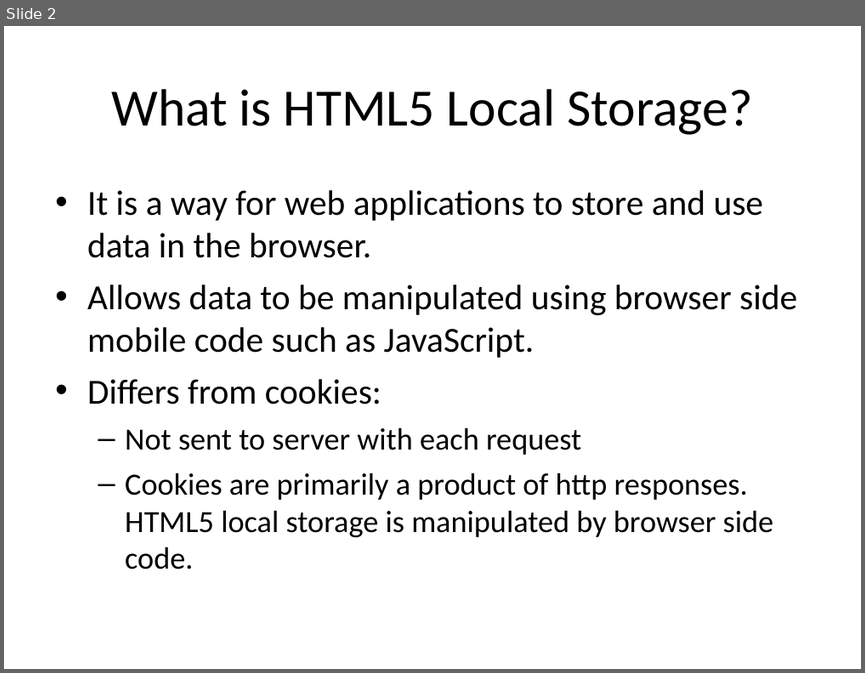
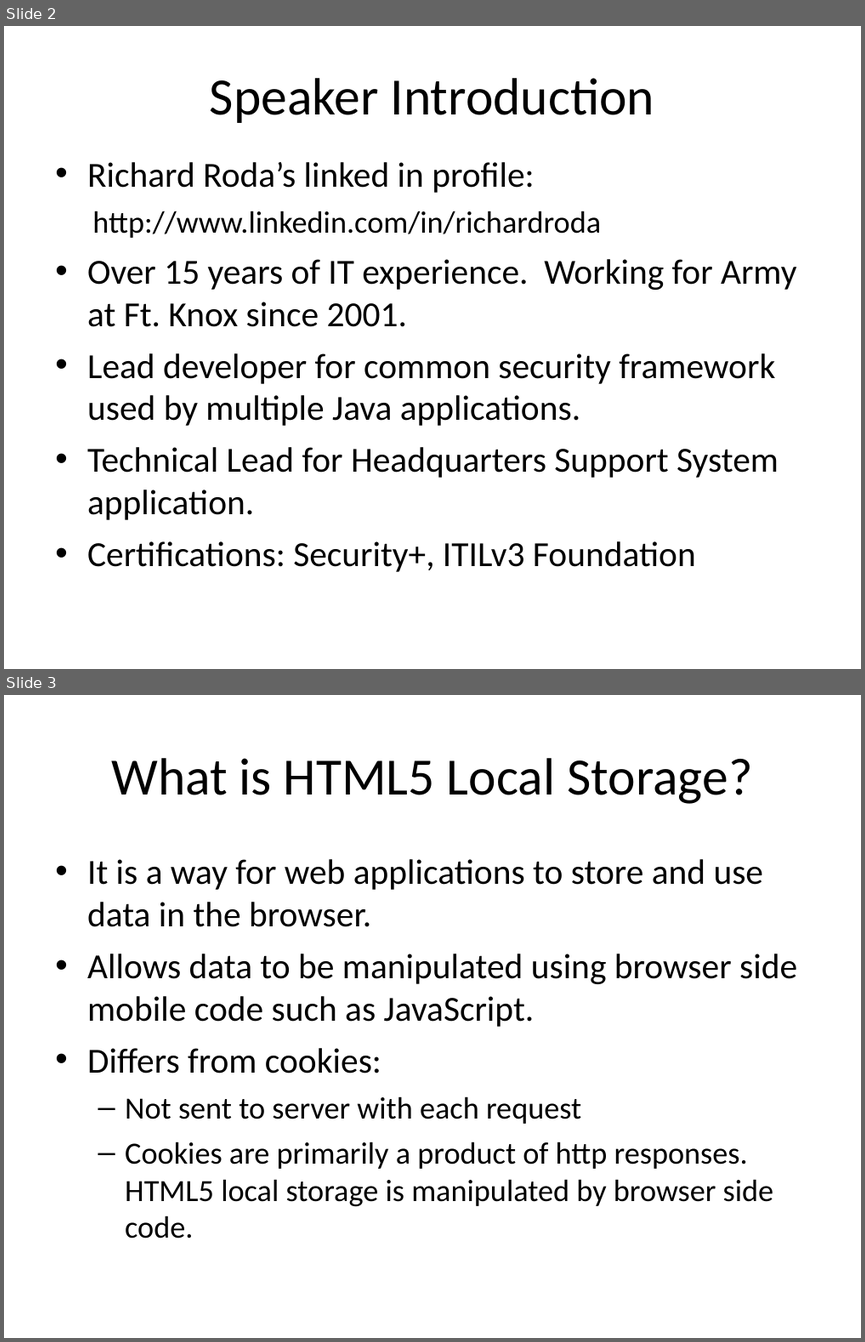
Before and after one commit to EdCharbeneau/CodePaLOUsa, a slide deck: 2013/LocalStorageSecurity/LocalStoragePresentation.ppt. Shown one above the other, each under a label of ours: slide 2 before the commit, slides 2 and 3 after it. The pictures are 865x673 and 865x1342 pixels, drawn with LibreOffice and Linux fonts; fonts in the diff are those of the drawing. Boxes give left, top, right and bottom in pixels: in the first picture for what was removed or moved away, otherwise in the second. Text is boxed around its words. In the diff, an @@ line names an element or a change of style, - is before the commit and + after.

```diff
--- a/2013/LocalStorageSecurity/LocalStoragePresentation.ppt
+++ b/2013/LocalStorageSecurity/LocalStoragePresentation.ppt
@@ slide 2 added at <box>4,26,861,669</box>, background #FFFFFF @@
@@ title added at <box>210,78,655,123</box>, 44 pt, text #000000 @@
+Speaker Introduction
@@ text added at <box>87,162,796,572</box>, 29.6 pt, text #000000 @@
+• Richard Roda’s linked in profile:
+  http://www.linkedin.com/in/richardroda
+• Over 15 years of IT experience. Working for Army at Ft. Knox since 2001.
+• Lead developer for common security framework used by multiple Java applications.
+• Technical Lead for Headquarters Support System application.
+• Certifications: Security+, ITILv3 Foundation
@@ what was slide 2 is now slide 3 @@
```
Also in this commit, not shown: 3 slides changed, 7 other slides added, 1 slide removed, 6 other files.
